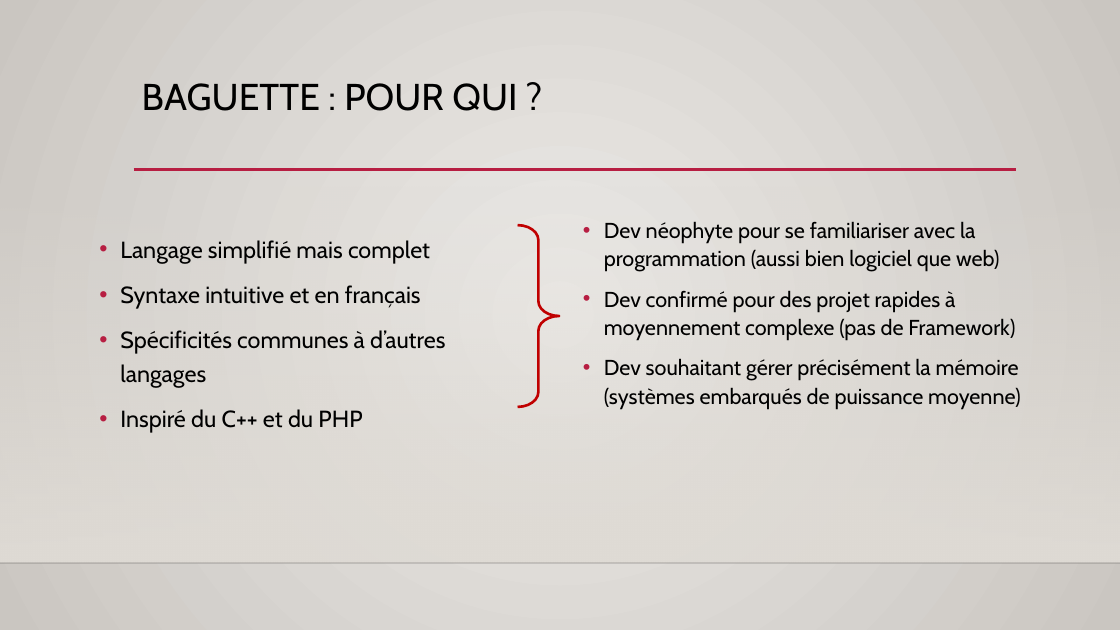
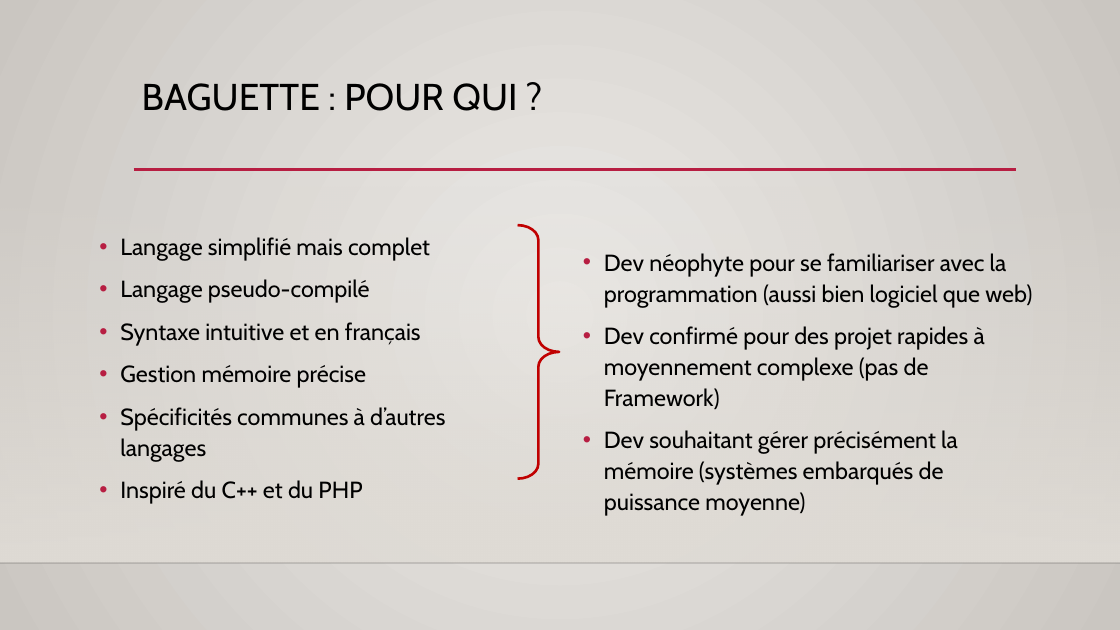
Before and after one commit to Thiebosh/CIR2_THL_Baguette, a slide deck: slide 7 of presentation/thl prez.pptx (slide 3 before the commit). Drawn at 1120x630 pixels with LibreOffice and Linux fonts; fonts in the diff are those of the drawing; background and template pictures are left out. Boxes give left, top, right and bottom in pixels: in the first picture for what was removed or moved away, otherwise in the second. Text is boxed around its words. In the diff, an @@ line names an element or a change of style, - is before the commit and + after.

```diff
--- a/presentation/thl prez.pptx
+++ b/presentation/thl prez.pptx
@@ text at (120,237,445,504): line spacing 1.2 to 1.1 @@
@@ right brace: place and size @@
-right brace at (518,225,560,407)
+right brace at (518,225,560,479)
@@ text "Dev néophyte pour se familiariser ...": place and size @@
-text "Dev néophyte pour se familiariser ..." at (604,221,1020,409)
+text "Dev néophyte pour se familiariser ..." at (604,253,1032,516)
@@ text "Dev néophyte pour se familiariser ..." at (604,253,1032,516): size 18.5 to 20 pt @@
@@ text at (120,279,370,303): paragraph added @@
+• Langage pseudo-compilé
@@ text at (120,365,366,388): paragraph added @@
+• Gestion mémoire précise
```
Also in this commit, not shown: 3 other slides changed, 1 slide added, 1 other file.
